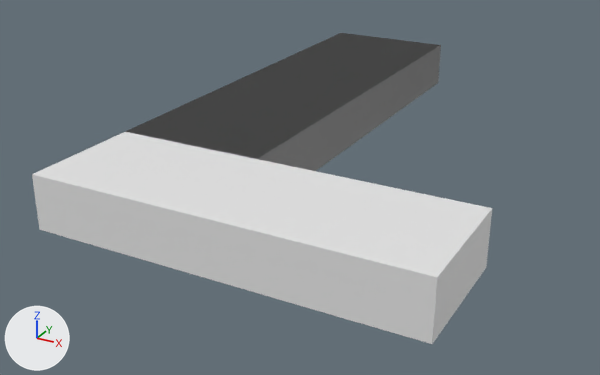
The Blender file Super Cubicle Adventure/Assets/Selfmade Assets/Dock/dock.blend, before and after one commit.
One viewpoint serves both versions: a 50 mm lens placed at (30.7, -102.8, 34.4), pointed at (-14.5, -20.5, -6.8). Arrows for +X, +Y and +Z are at lower left; the lights stay in place.

In view in the first picture: 'DockFront', 'DockSide'.
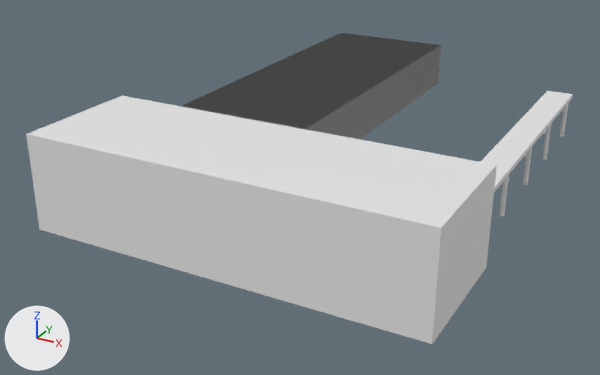
The change, as a list of edits to the scene's bpy script:
```text
Change me_cube_003:
    where me_cube_003.from_pydata(...)  # 8 vertices, 6 faces; spans x -1.0..1.0, y -1.0..1.0, z -1.0..1.0
    used by ob_dockfront; location = (-8.52, -41.1, -1.0); scale = (21.4, 7.2, 3.09)
    me_cube_003 part 1: the whole mesh is scaled about its middle by (1, 1, 1.69), then moved by (0.0, 0.0, 0.69)
Add me_cube:
    me_cube.from_pydata(...)  # 520 vertices, 272 faces; spans x -1.0..1.0, y -1.0..1.0, z -1.0..19.9
Add ob_cube:
    ob_cube = bpy.data.objects.new('Cube', me_cube)
    ob_cube.location = (10.06, -15.62, 1.83)
    ob_cube.scale = (1.62, 20.8, -0.274)
```

Changed parts and their boxes [x1, y1, x2, y2] in the pictures (600 x 375 px):
'DockFront', mesh rescaled (17% taller): before [32, 132, 492, 344]; after [26, 96, 497, 344]
'Cube', added: after [481, 91, 573, 216]
